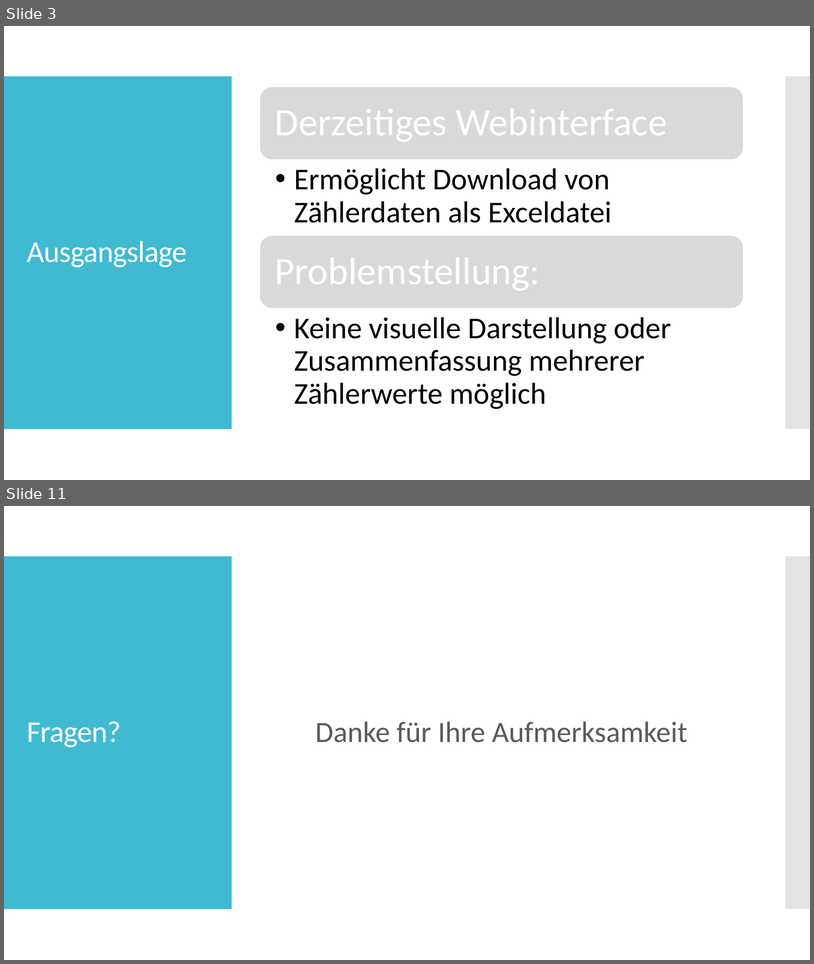
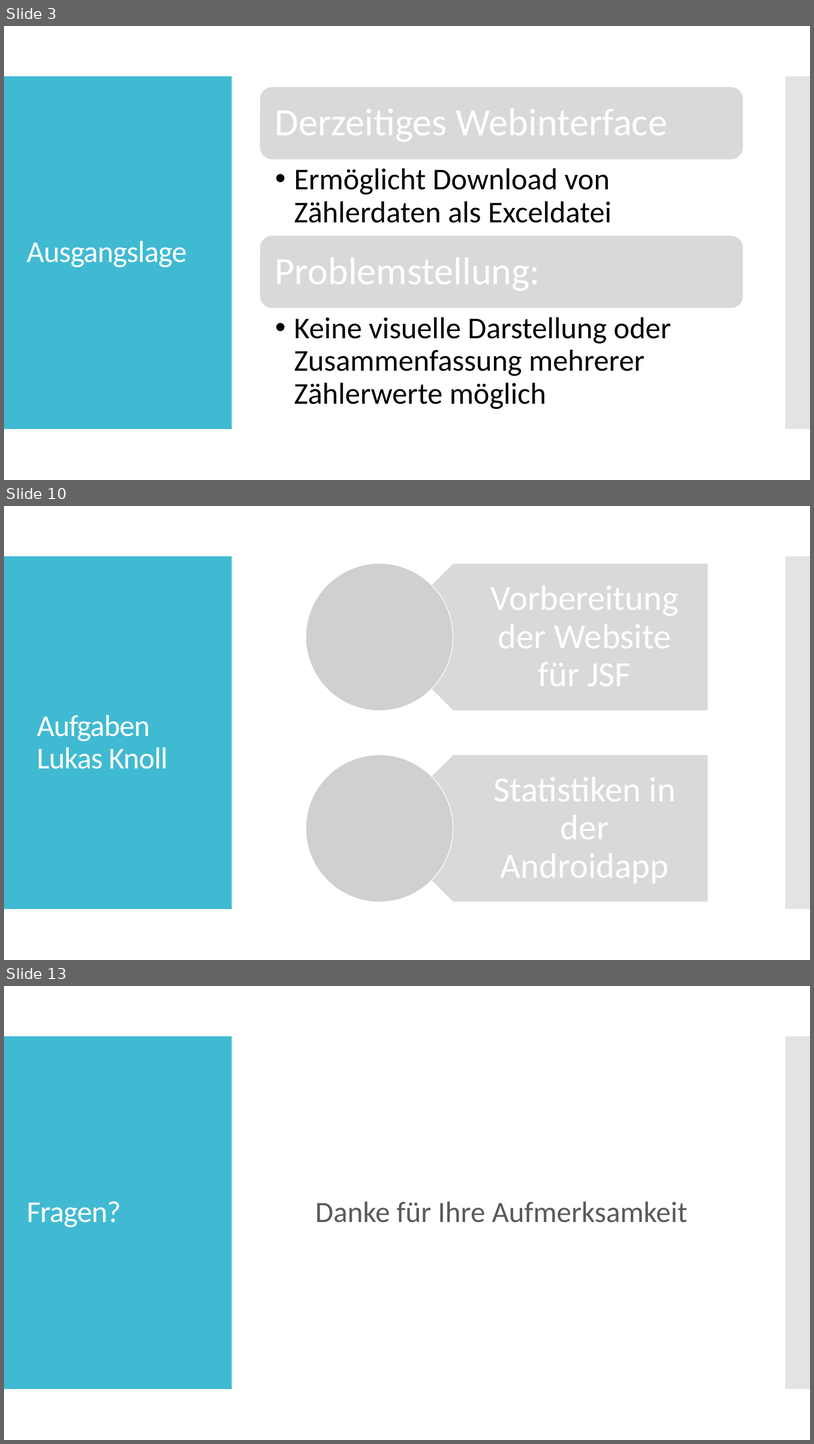
Before and after one commit to SebastianMandl/AEMS, a slide deck: Planung/Praesentationen/Zwischenpräsentation Diplomarbeit - Kopie.pptx. Shown one above the other, each under a label of ours: slides 3 and 11 before the commit, slides 3, 10 and 13 after it; the slides between them are not shown. The pictures are 814x964 and 814x1444 pixels, drawn with LibreOffice and Linux fonts; fonts in the diff are those of the drawing; grey boxes stand for pictures. Boxes give left, top, right and bottom in pixels: in the first picture for what was removed or moved away, otherwise in the second. Text is boxed around its words. In the diff, an @@ line names an element or a change of style, - is before the commit and + after.

```diff
--- a/Planung/Praesentationen/Zwischenpräsentation Diplomarbeit - Kopie.pptx
+++ b/Planung/Praesentationen/Zwischenpräsentation Diplomarbeit - Kopie.pptx
@@ slide 10 added at box(4, 506, 810, 960), background #FFFFFF; not listed: 2 template elements that a slide beside it also shows @@
@@ text added at box(37, 715, 168, 769), 36 pt, text #FFFFFF @@
+Aufgaben Lukas Knoll
@@ group added at box(306, 564, 709, 901): 2 pentagon arrows, 2 texts, 2 pictures @@
+Vorbereitung der Website für JSF
+Statistiken in der Androidapp
@@ what was slide 11 is now slide 13 @@
```
Also in this commit, not shown: 1 slide changed, 2 other slides added, 1 slide removed, 13 other files.
